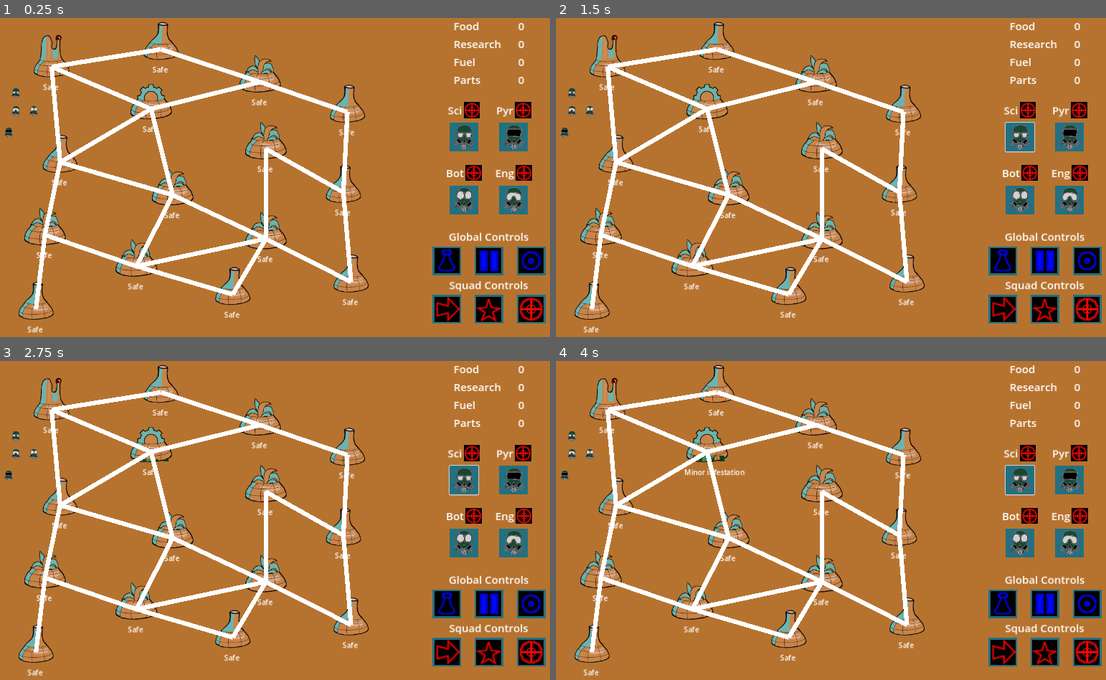
Above: before the commit, frames 1-4 (two rows, left to right).
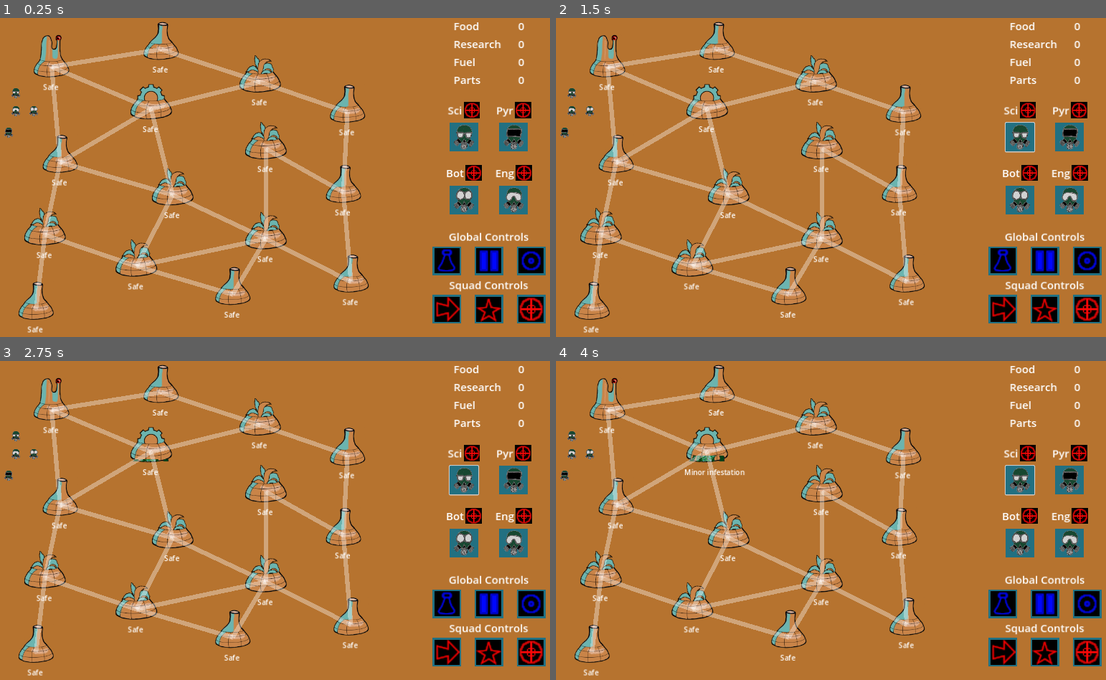
Above: after the commit, the same moments.

Repository: Aveli-games/contra-tentacula
Game: Godot game, scene res://main.tscn
Two runs of this game, one before a commit and one after it. Both use one fixed random seed, a clock stepped at 60 frames per second and the inputs below.
Inputs (mouse positions are in pixels of both pictures, inside the frame that each line leads up to):
- Up to frame 1 (0.25 s): no input
- Up to frame 2 (1.5 s): click (1018, 136) at 0.52 s; click (1018, 136) at 1.27 s
- Up to frame 3 (2.75 s): click (462, 479) at 2.02 s
- Up to frame 4 (4 s): tap Enter at 2.75 s; move the mouse to (572, 437) at 2.77 s; click (572, 437) at 2.92 s; tap Space at 3.5 s; move the mouse to (567, 475) at 3.52 s; click (567, 475) at 3.67 s

The runs differ from the first frame. In frame 1, 5.2% of the frame differs, in the area x 6-65%, y 9-92%; in frame 2, 5.2%; in frame 3, 5.2%; in frame 4, 5.2%.

Commit message:
make connector lines transparent

Diff:
--- a/autoloads/dome_connections.gd
+++ b/autoloads/dome_connections.gd
@@ -13,7 +13,7 @@
 			c.infestation_progress += Globals.BASE_CONNECTOR_INFESTATION_RATE * delta
 		if c.infestation_progress > 1 && c.b.infestation_percentage == 0:
 			c.b.add_infestation(Globals.base_infestation_rate * delta)
-			print('spread infestation to: ', c.b.get_name())
+			print('CONNECTOR: spread infestation to ', c.b.get_name())
 
 
 # dome_connections: Area2D[][]
@@ -50,6 +50,7 @@
 		var line = Line2D.new()
 		line.add_point(i.a.global_position)
 		line.add_point(i.b.global_position)
+		line.default_color = Color(1,1,1,0.2)
 		line_nodes.append(line)
 	return line_nodes
 
